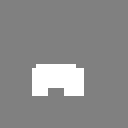
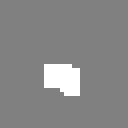
Revision of a layered 128x128 image; what changed, layer by layer:
painted on "Layer 3" over box(32, 64, 84, 96)
